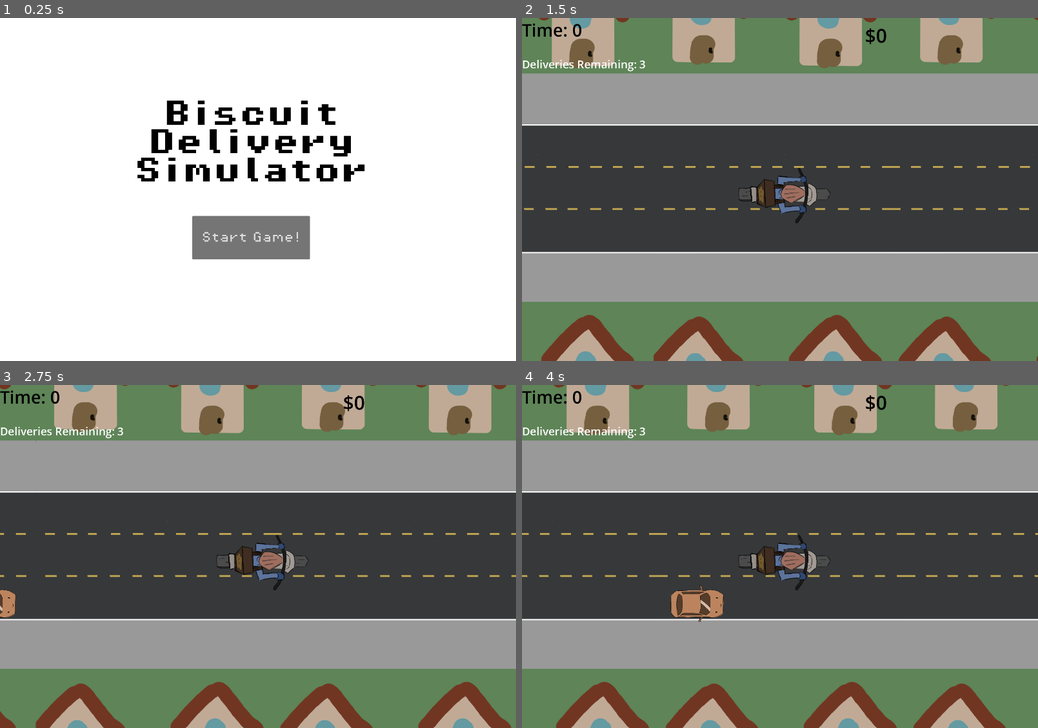
Above: before the commit, frames 1-4 (two rows, left to right).
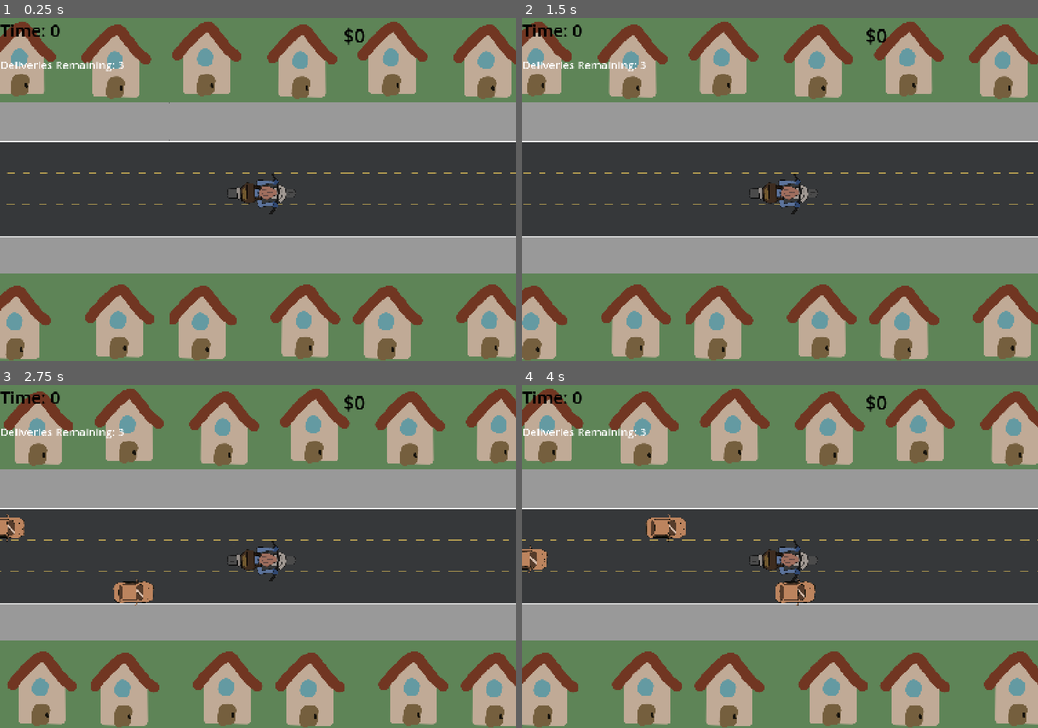
Above: after the commit, the same moments.

Repository: andreaTheCoder/brackeysgamejam
Game: Godot game, scene res://scenes/game.tscn
Two runs of this game, one before a commit and one after it. Both use one fixed random seed, a clock stepped at 60 frames per second and the inputs below. Before the commit the project starts from res://scenes/start_screen.tscn.
Inputs (mouse positions are in pixels of both pictures, inside the frame that each line leads up to):
- Up to frame 1 (0.25 s): no input
- Up to frame 2 (1.5 s): click (774, 237) at 0.5 s, where only the run before the commit has a clickable "Start Game!"; tap Enter at 1.25 s; hold Right (forward) from 1.28 s (still down); hold Space (button) from 1.28 s (still down)
- Up to frame 3 (2.75 s): release Right (forward) at 2.03 s; release Space (button) at 2.03 s; hold Left (backward) from 2.03 s (still down); tap Shift (deliver) at 2.1 s
- Up to frame 4 (4 s): release Left (backward) at 2.78 s; hold Space (button) 2.78-3.53 s; hold Right (forward) from 2.78 s (still down); tap Shift (deliver) at 3.6 s

The runs differ from the first frame. In frame 1, 99% of the frame differs, in the area x 0-100%, y 0-100%; in frame 2, 52%; in frame 3, 52%; in frame 4, 54%.

Commit message:
camera + bg fixes

Diff:
--- a/project.godot
+++ b/project.godot
@@ -11,7 +11,7 @@
 [application]
 
 config/name="Brackeys Game Jam"
-run/main_scene="uid://bv8437dil3uww"
+run/main_scene="uid://dx4alm7spt1cb"
 config/features=PackedStringArray("4.4", "GL Compatibility")
 config/icon="res://icon.svg"
 
@@ -23,6 +23,7 @@
 
 window/size/viewport_width=1500
 window/size/viewport_height=1000
+window/stretch/mode="canvas_items"
 
 [input]
 
@@ -74,3 +75,4 @@
 textures/canvas_textures/default_texture_filter=0
 renderer/rendering_method="gl_compatibility"
 renderer/rendering_method.mobile="gl_compatibility"
+environment/defaults/default_clear_color=Color(0.368627, 0.517647, 0.341176, 1)
--- a/scenes/game.tscn
+++ b/scenes/game.tscn
@@ -115,7 +115,7 @@
 
 [node name="Camera2D" type="Camera2D" parent="Bike"]
 position = Vector2(0, -2)
-zoom = Vector2(10, 10)
+zoom = Vector2(7.5, 7.5)
 
 [node name="Spawner" parent="Bike" instance=ExtResource("2_iywne")]
 position = Vector2(-59.6491, 1.16959)
Not shown: 1 places in scenes/lane.tscn that only renumber resources
